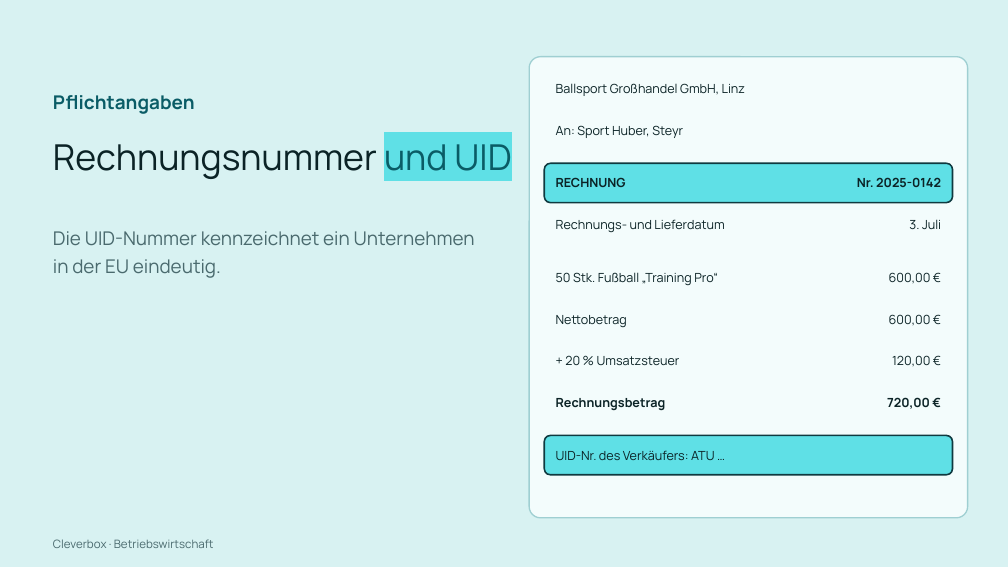
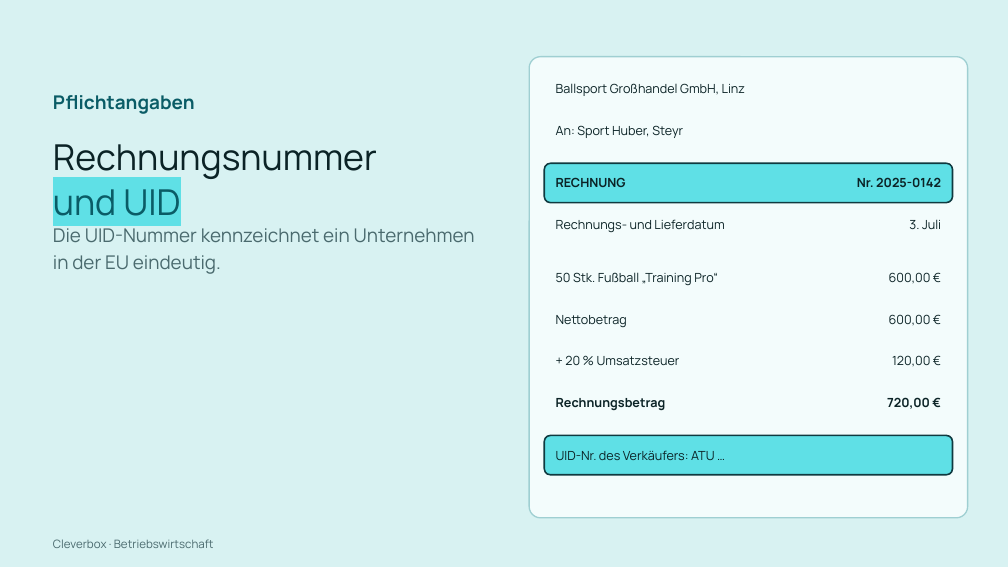
Before and after one commit to arminheske/claudecloud, a slide deck: slide 55 of videoslides/cleverbox-abwicklung-kauf-slides.pptx. Drawn at 1008x567 pixels with LibreOffice and Linux fonts; fonts in the diff are those of the drawing. Boxes give left, top, right and bottom in pixels: in the first picture for what was removed or moved away, otherwise in the second. Text is boxed around its words. In the diff, an @@ line names an element or a change of style, - is before the commit and + after.

```diff
--- a/videoslides/cleverbox-abwicklung-kauf-slides.pptx
+++ b/videoslides/cleverbox-abwicklung-kauf-slides.pptx
@@ text at [53,144,377,216]: text changed @@
-Rechnungsnummer und UID
+Rechnungsnummer
+und UID
@@ text "Die UID-Nummer kennzeichnet ein Unternehmen ...": place and size @@
-text "Die UID-Nummer kennzeichnet ein Unternehmen ..." at [53,231,475,278]
+text "Die UID-Nummer kennzeichnet ein Unternehmen ..." at [53,225,475,274]
```
Also in this commit, not shown: 60 other slides changed, 1 other file.
